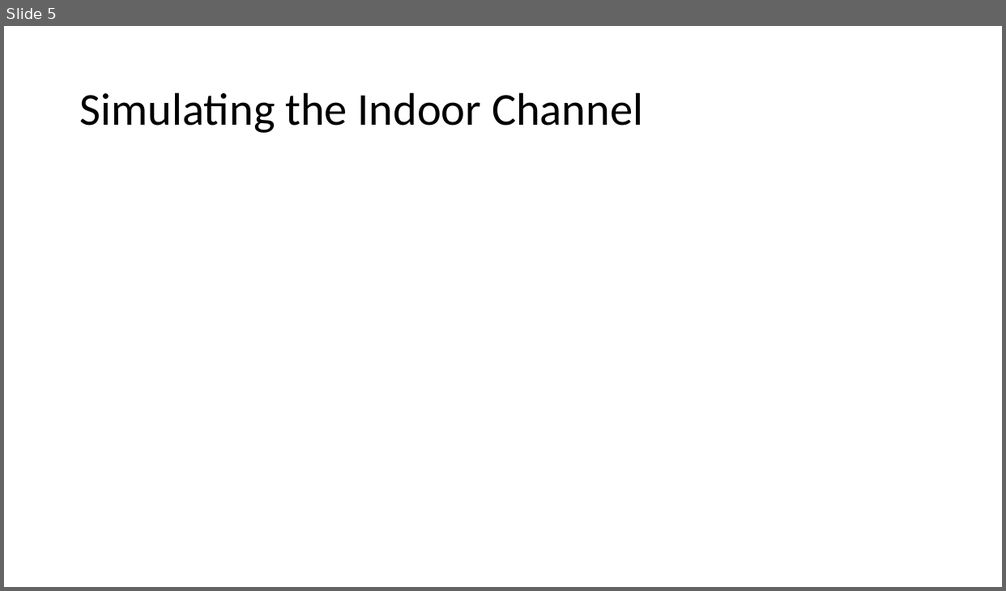
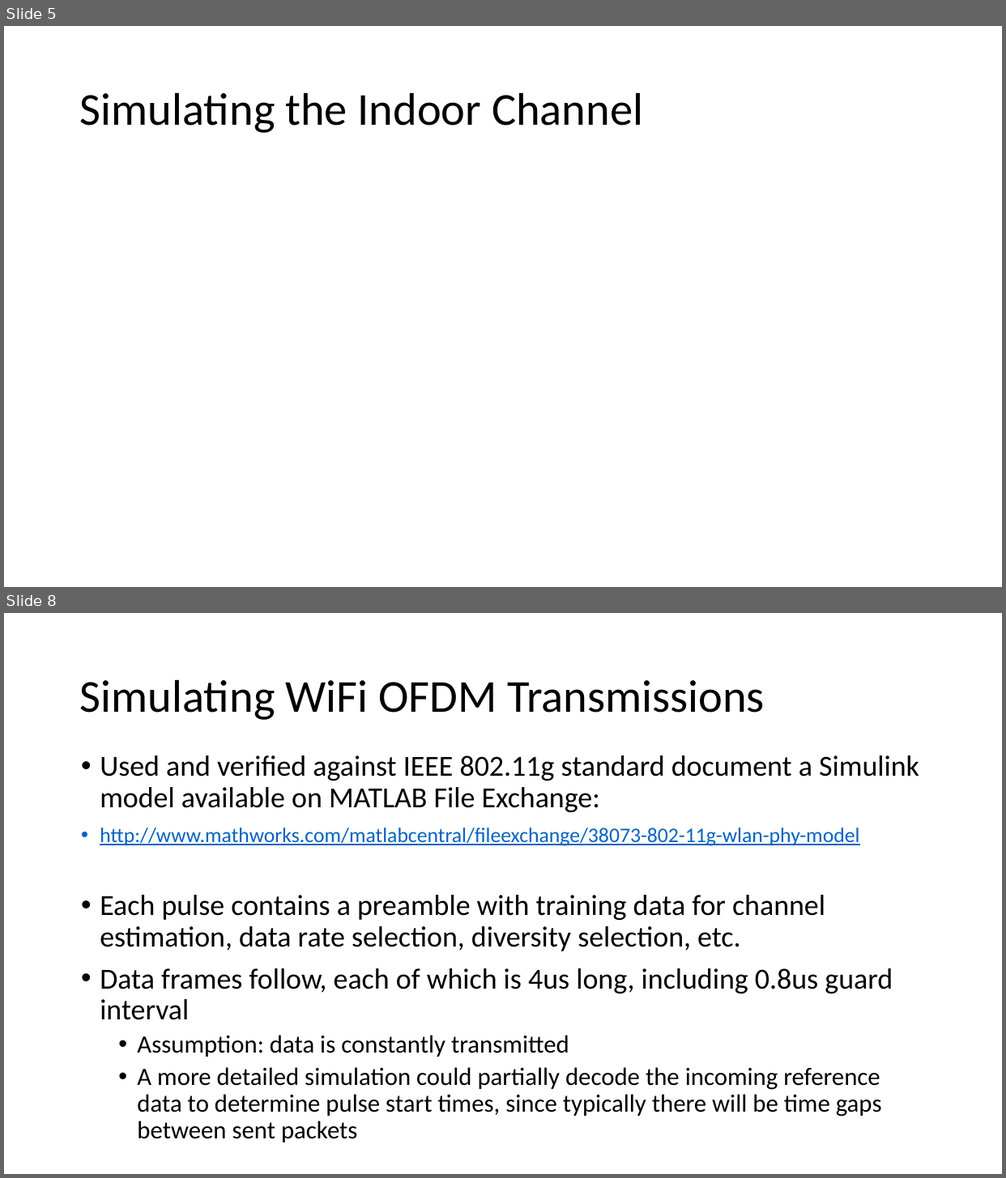
Before and after one commit to USRPMAN/wifi-radar, a slide deck: presentation.pptx. Shown one above the other, each under a label of ours: slide 5 before the commit, slides 5 and 8 after it; the slides between them are not shown. The pictures are 1006x591 and 1006x1178 pixels, drawn with LibreOffice and Linux fonts; fonts in the diff are those of the drawing; grey boxes stand for pictures. Boxes give left, top, right and bottom in pixels: in the first picture for what was removed or moved away, otherwise in the second. Text is boxed around its words. In the diff, an @@ line names an element or a change of style, - is before the commit and + after.

```diff
--- a/presentation.pptx
+++ b/presentation.pptx
@@ slide 8 added at (x1=4, y1=613, x2=1002, y2=1174), background #FFFFFF @@
@@ title added at (x1=80, y1=679, x2=765, y2=720), 44 pt, text #000000 @@
+Simulating WiFi OFDM Transmissions
@@ text added at (x1=100, y1=756, x2=919, y2=1143), 28 pt, text #000000 @@
+• Used and verified against IEEE 802.11g standard document a Simulink model available on MATLAB File Exchange:
+• http://www.mathworks.com/matlabcentral/fileexchange/38073-802-11g-wlan-phy-model
+• Each pulse contains a preamble with training data for channel estimation, data rate selection, diversity selection, etc.
+• Data frames follow, each of which is 4us long, including 0.8us guard interval
+  • Assumption: data is constantly transmitted
+  • A more detailed simulation could partially decode the incoming reference data to determine pulse start times, since typically there will be time gaps between sent packets
```
Also in this commit, not shown: 4 slides changed, 7 other slides added, 1 slide removed.
